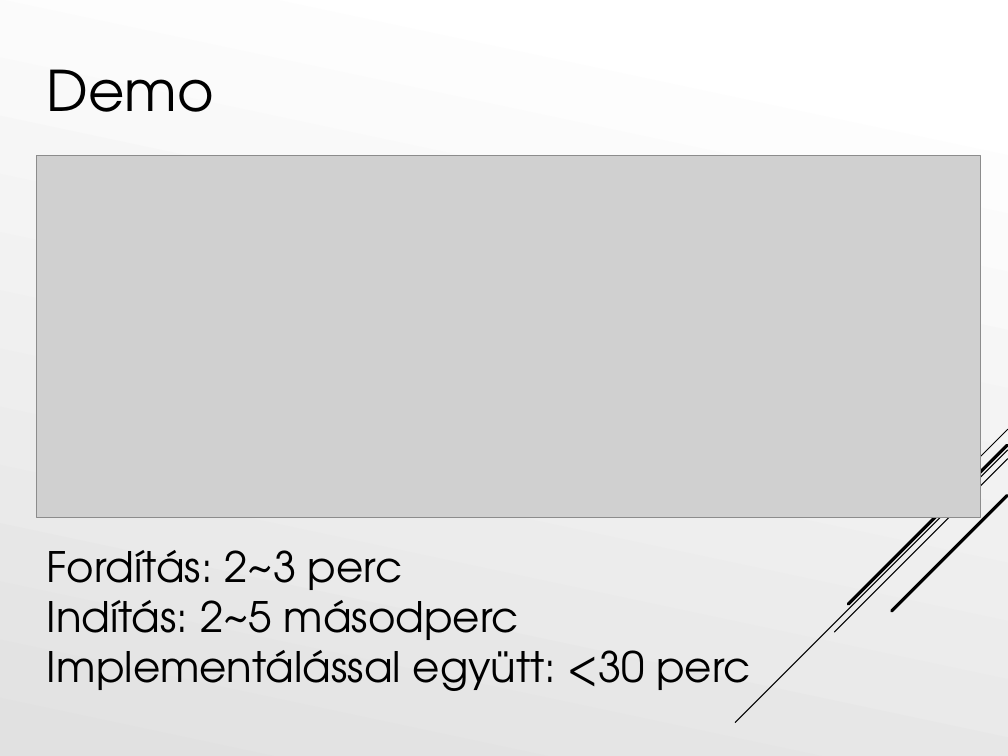
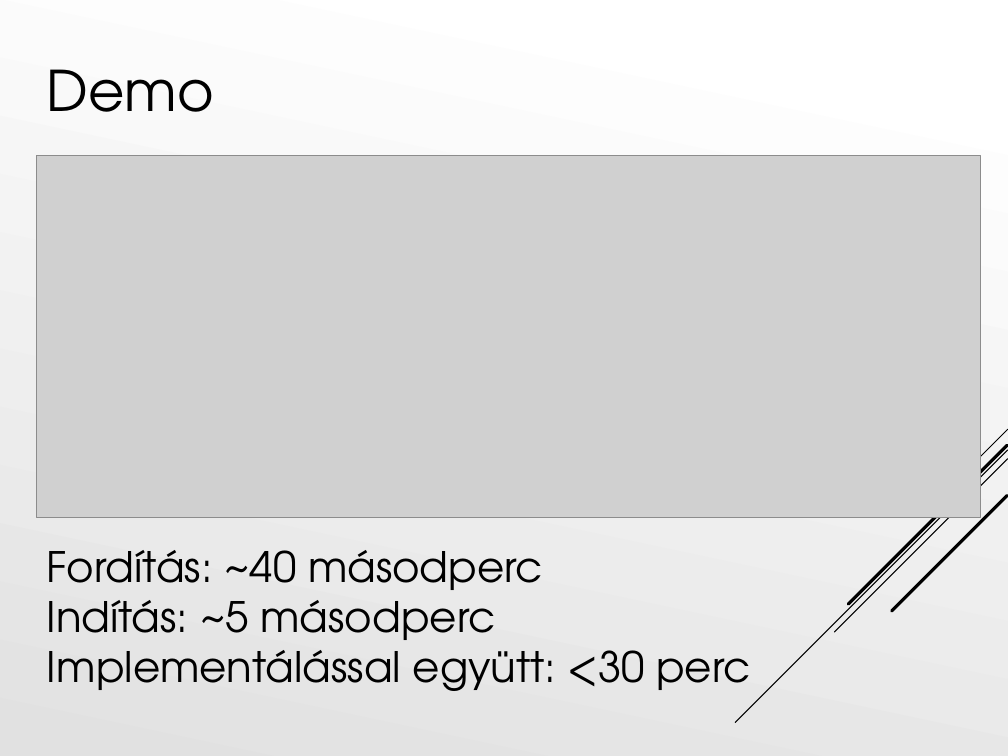
Before and after one commit to Tiegris/KonstrainR, a slide deck: slide 14 of ppt/prezi.pptx. Drawn at 1008x756 pixels with LibreOffice and Linux fonts; fonts in the diff are those of the drawing; grey boxes stand for pictures. Boxes give left, top, right and bottom in pixels: in the first picture for what was removed or moved away, otherwise in the second. Text is boxed around its words. In the diff, an @@ line names an element or a change of style, - is before the commit and + after.

```diff
--- a/ppt/prezi.pptx
+++ b/ppt/prezi.pptx
@@ text at (47,550,543,652): text changed @@
-Fordítás: 2~3 perc
-Indítás: 2~5 másodperc
+Fordítás: ~40 másodperc
+Indítás: ~5 másodperc
```
